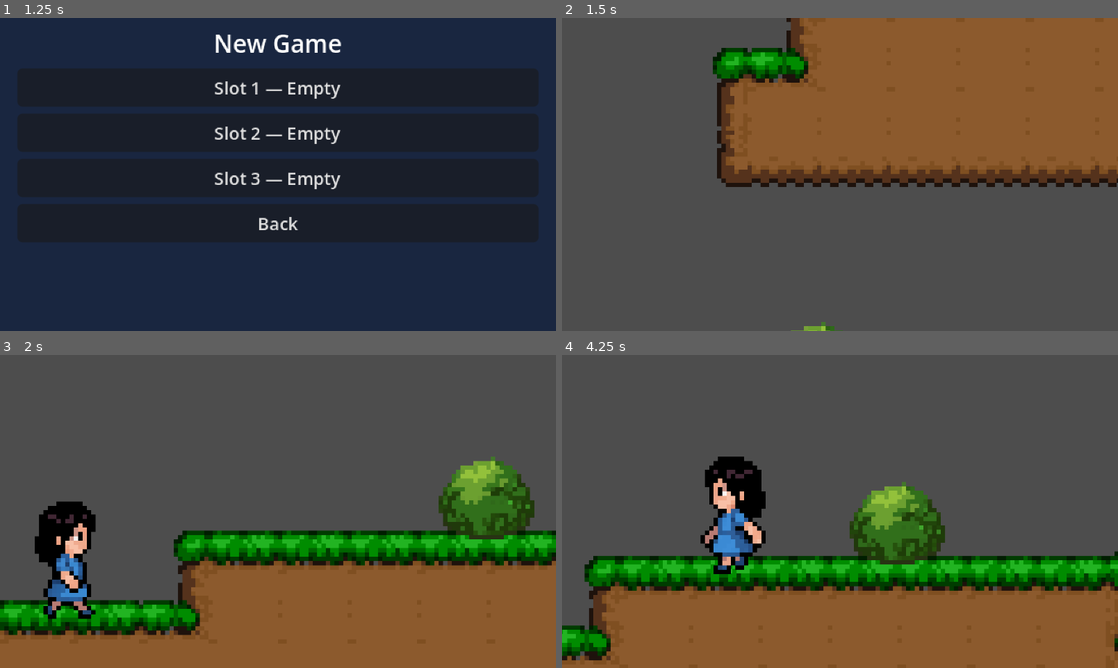
Above: before the commit, frames 1-4 (two rows, left to right).
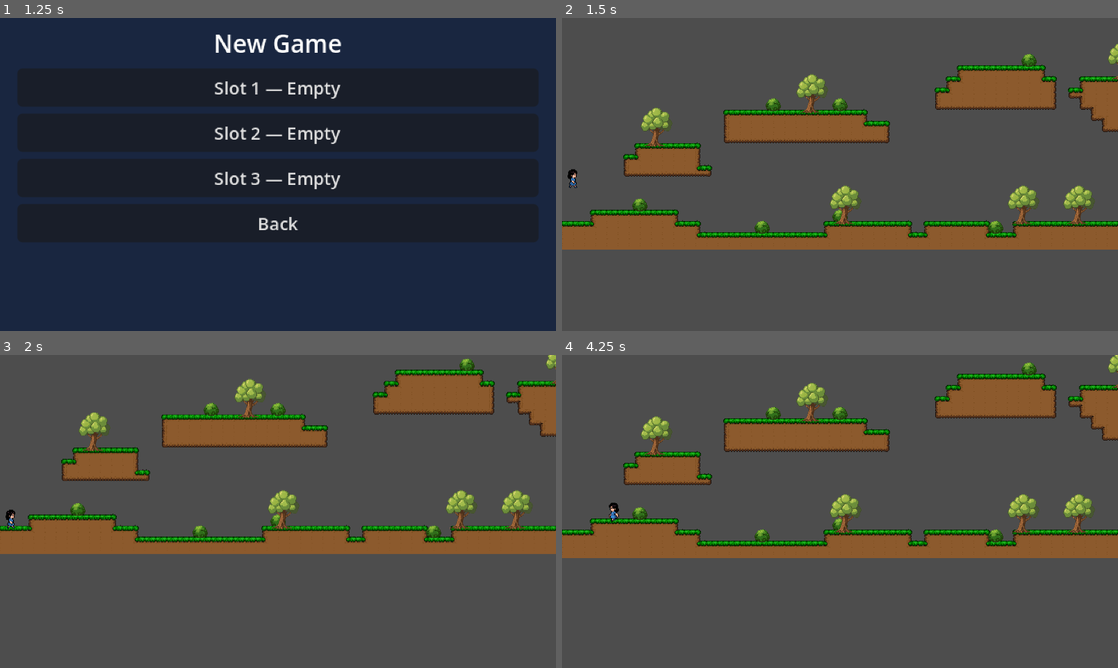
Above: after the commit, the same moments.

Repository: PsyburGai/ninis-adventure
Game: Godot game, scene res://source/scenes/levels/main_menu.tscn
The game is run twice, just before and just after one commit, with the same random seed, the same clock (stepped at 60 frames per second) and the same inputs.
Inputs:
- Up to frame 1 (1.25 s): click "New Game" at 0.5 s
- Up to frame 2 (1.5 s): click "Slot 1 — Empty" at 1.25 s
- Up to frame 3 (2 s): no input
- Up to frame 4 (4.25 s): hold D (move_right) 2.03-3.53 s; tap Space (jump) at 2.27, 3.02 s; hold A (move_left) from 3.53 s (still down)

Frame 1 is identical in both runs. In frame 2, 44% of the frame differs, in the area x 0-100%, y 0-100%; in frame 3, 55%; in frame 4, 58%.

Commit message:
Fix camera zoom - set to 0.4 to zoom out (higher value = more zoomed in in Godot)

Diff:
--- a/source/scenes/player/nini.tscn
+++ b/source/scenes/player/nini.tscn
@@ -123,7 +123,7 @@
 shape = SubResource("CapsuleShape2D_nini")
 
 [node name="Camera2D" type="Camera2D" parent="."]
-zoom = Vector2(2.5, 2.5)
+zoom = Vector2(0.4, 0.4)
 limit_left = 0
 limit_top = -9999
 limit_right = 2560
